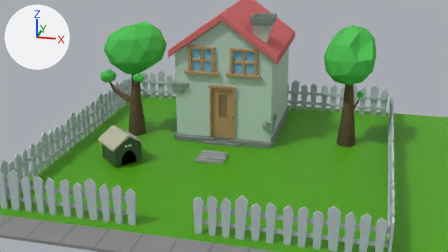
Before and after pictures for a commit that changed the Blender file materials/scene.blend.
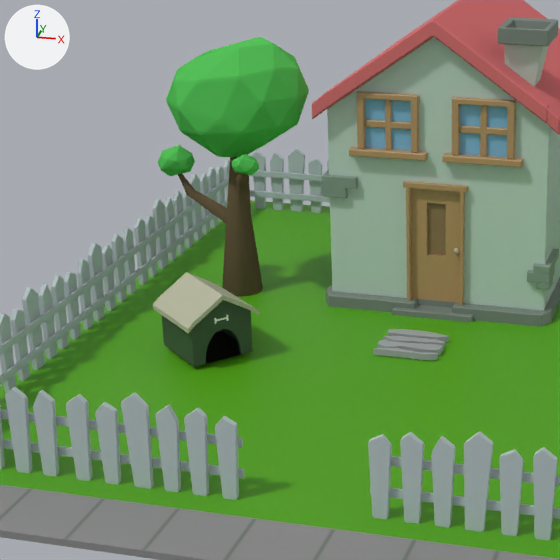
Old and new are each drawn from the file's camera 'Camera' and again close up on the part from 7% to 62% of the width and 2% to 100% of the height. The lights are fixed; the arrows at upper left show +X, +Y and +Z.

The first close-up shows 'Dog House', 'Fence', 'Grass Floor', 'House', 'Pavement', 'Street Pavement', 'Tree'.
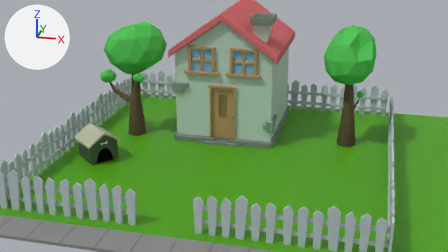
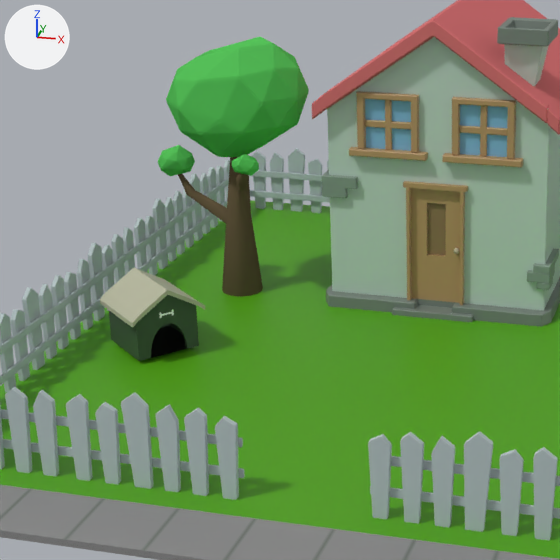
Edits to the bpy script that builds the scene:
```text
Change ob_dog_house:
    ob_dog_house.location: (-3.51, -0.46, 0.57) -> (-4.4, -0.46, 0.57)
Change ob_pavement:
    add ob_pavement.hide_set(True)
```

Where the change shows, as pixel boxes [x1, y1, x2, y2] in the close-ups (560 x 560 px):
'Dog House', moved
    before: [153, 272, 260, 367]
    after: [100, 268, 205, 361]
'Pavement', hidden
    before: [373, 329, 449, 360]
